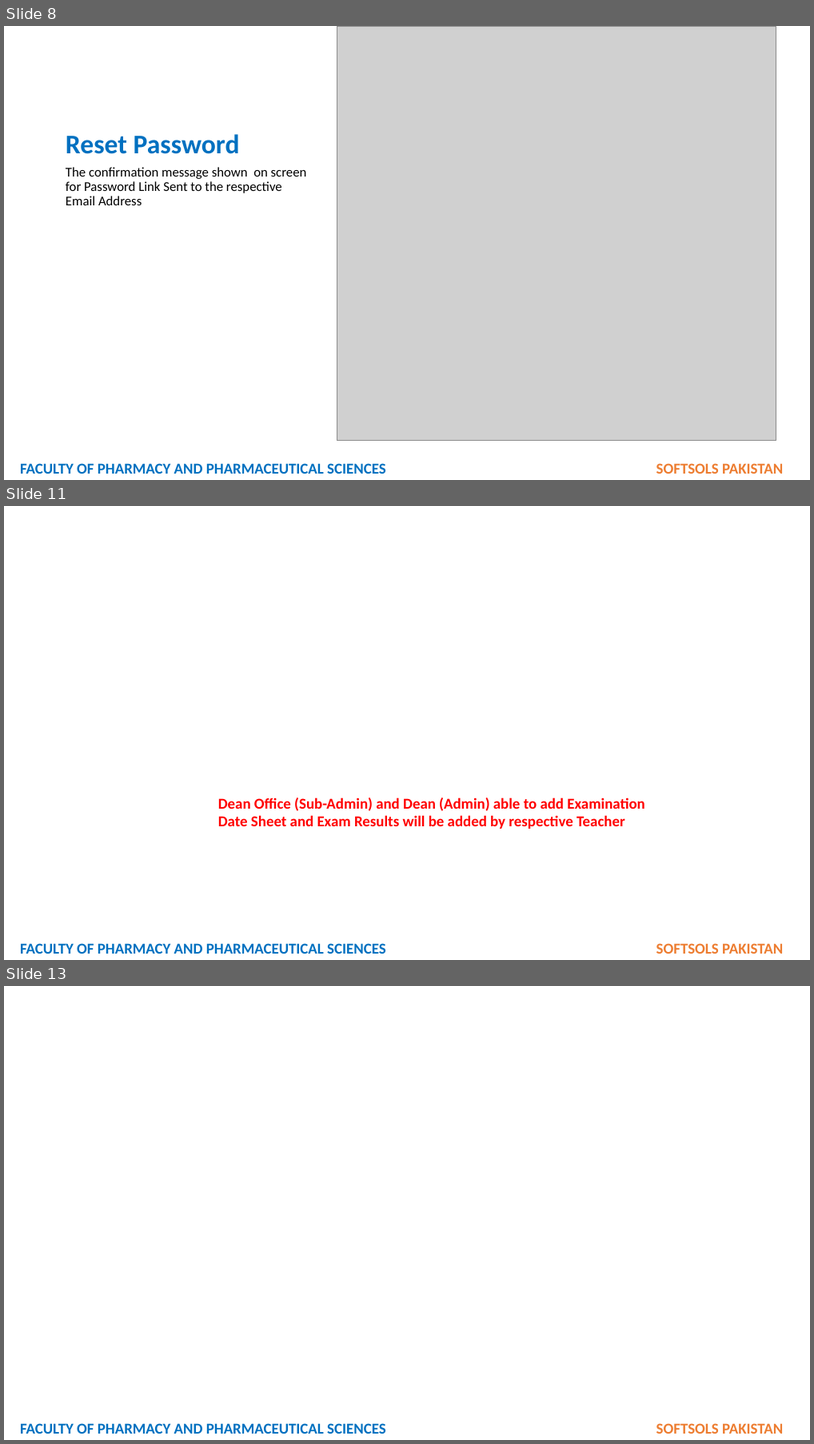
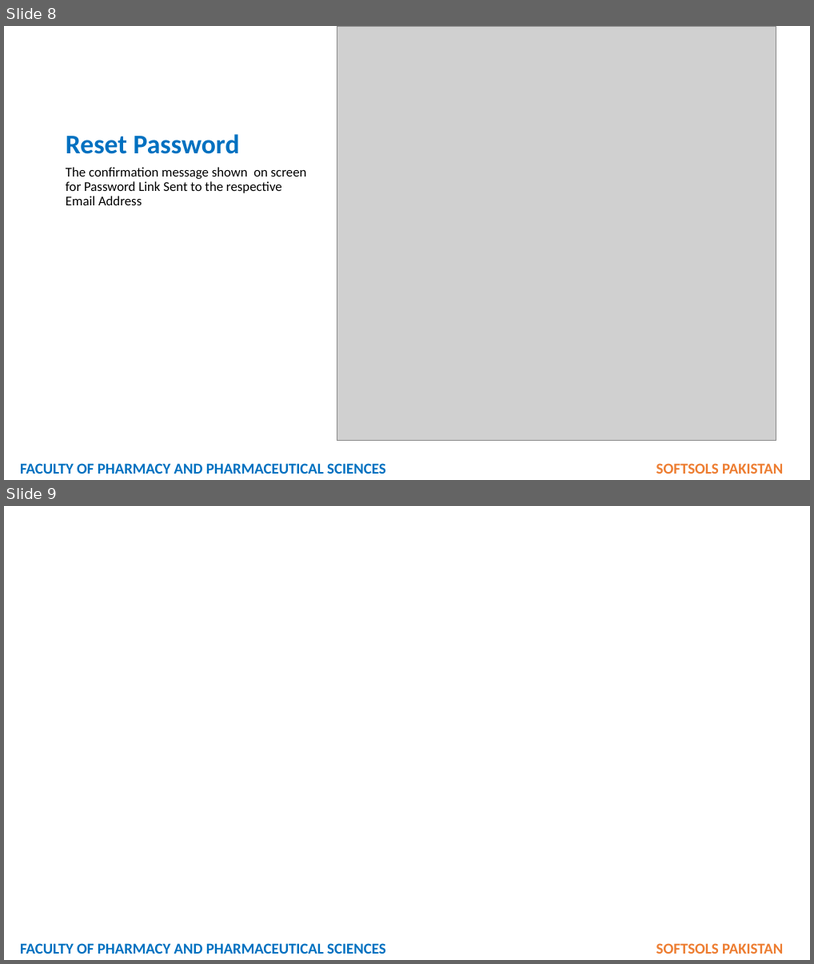
Before and after one commit to softsolspk1/fop, a slide deck: STUDENT REGISTRATION.pptx. Shown one above the other, each under a label of ours: slides 8, 11 and 13 before the commit, slides 8 and 9 after it; the slides between them are not shown. The pictures are 814x1444 and 814x964 pixels, drawn with LibreOffice and Linux fonts; fonts in the diff are those of the drawing; grey boxes stand for pictures; background and template pictures are left out. Boxes give left, top, right and bottom in pixels: in the first picture for what was removed or moved away, otherwise in the second. Text is boxed around its words. In the diff, an @@ line names an element or a change of style, - is before the commit and + after.

```diff
--- a/STUDENT REGISTRATION.pptx
+++ b/STUDENT REGISTRATION.pptx
@@ slide 11 removed at [4,506,810,960], background picture (left out) @@
@@ text removed at [218,797,646,828] @@
-Dean Office (Sub-Admin) and Dean (Admin) able to add Examination Date Sheet and Exam Results will be added by respective Teacher
@@ text removed at [20,943,783,953] @@
-FACULTY OF PHARMACY AND PHARMACEUTICAL SCIENCES SOFTSOLS PAKISTAN
@@ what was slide 13 is now slide 9 @@
```
Also in this commit, not shown: 3 other slides removed, 2 other files.
